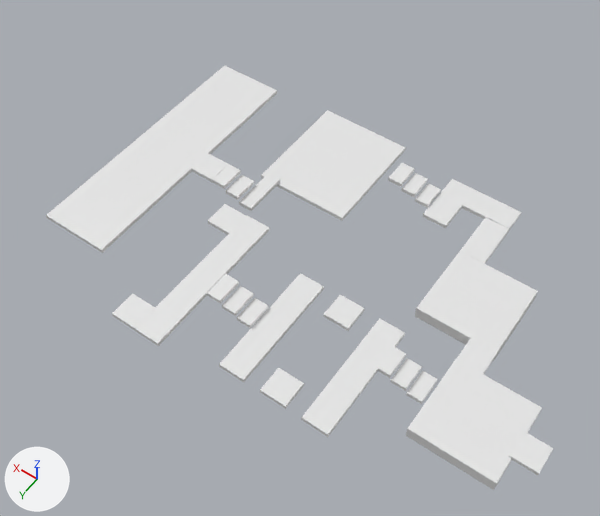
Two versions of the FBX model Assets/levelDesign/Domain2.fbx, one commit apart.
Both versions are drawn from a 50 mm camera at (-16.8, 54.1, 96.6) aimed at (24.6, -3.9, 5.4). The lights are fixed; the arrows at lower left show +X, +Y and +Z. Where no turn or scale is listed for an object, it has been applied to the vertices.
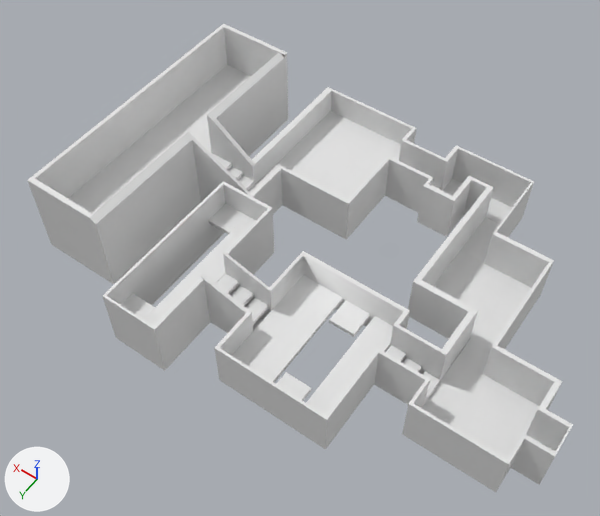
Location of each change, [x1, y1, x2, y2] in pixels of the pictures (600 x 516 px):
'Cube.006', added
    after: [27, 24, 573, 492]
'Cube.021', moved
    before: [46, 66, 277, 253]
    after: [68, 65, 251, 214]
'Cube.016', moved
    before: [261, 110, 406, 221]
    after: [264, 111, 401, 199]
'Cube.038', moved, rescaled
    before: [219, 273, 324, 382]
    after: [232, 275, 343, 382]
'Cube.036', moved
    before: [301, 318, 405, 437]
    after: [306, 316, 393, 414]
'Cube.039', moved
    before: [260, 368, 304, 409]
    after: [276, 372, 311, 401]
'Cube.037', moved
    before: [324, 295, 365, 331]
    after: [329, 300, 370, 337]
'Cube.018', moved
    before: [509, 431, 553, 475]
    after: [525, 435, 555, 453]
'Cube.022', moved
    before: [191, 153, 228, 182]
    after: [211, 153, 232, 170]
'Cube.001', moved
    before: [406, 370, 437, 404]
    after: [423, 371, 440, 404]
'Cube.025', moved
    before: [212, 164, 241, 189]
    after: [228, 167, 243, 180]
'Cube.010', unchanged, covered by the edit
    before: [423, 179, 475, 228]
    after: [442, 179, 462, 196]

The change, as a list of edits to the scene's bpy script:
```text
Add me_cube_003:
    me_cube_003.from_pydata(...)  # 481 vertices, 461 faces; spans x -17.2..58.6, y -29.2..23.2, z -4.0..10.0
Change ob_cube_022:
    ob_cube_022.location: (46.0, -10.4, 5.2) -> (45.4, -10.4, 5.6)
Change ob_cube_025:
    ob_cube_025.location: (42.8, -10.4, 5.1) -> (42.4, -10.4, 5.0)
Change ob_cube_037:
    ob_cube_037.location: (15.5, -1.4, 2.8) -> (14.3, -1.1, 2.8)
Change ob_cube_016:
    ob_cube_016.location: (32.5, -24.2, 2.8) -> (31.8, -24.2, 3.0)
Change ob_cube_039:
    ob_cube_039.location: (15.5, 12.8, 2.8) -> (14.3, 12.8, 2.8)
Change ob_cube_018:
    ob_cube_018.location: (-14.2, 1.6, 1.1) -> (-14.6, 1.6, 0.7)
Change ob_cube_001:
    ob_cube_001.location: (1.3, 1.5, 1.2) -> (1.0, 1.5, 1.4)
Change ob_cube_036:
    ob_cube_036.location: (8.9, 5.8, 2.8) -> (9.7, 5.8, 2.8)
Change ob_cube_038:
    ob_cube_038.location: (22.0, 5.8, 2.8) -> (20.2, 5.8, 2.8)
    ob_cube_038.scale: (2.0, 9.07, 0.331) -> (3.36, 9.07, 0.331)
Change ob_cube_021:
    ob_cube_021.location: (53.5, -9.6, 5.1) -> (52.9, -9.6, 5.7)
Add ob_cube_006:
    ob_cube_006 = bpy.data.objects.new('Cube.006', me_cube_003)
    ob_cube_006.location = (0.4, -4.8, 3.6)
```
